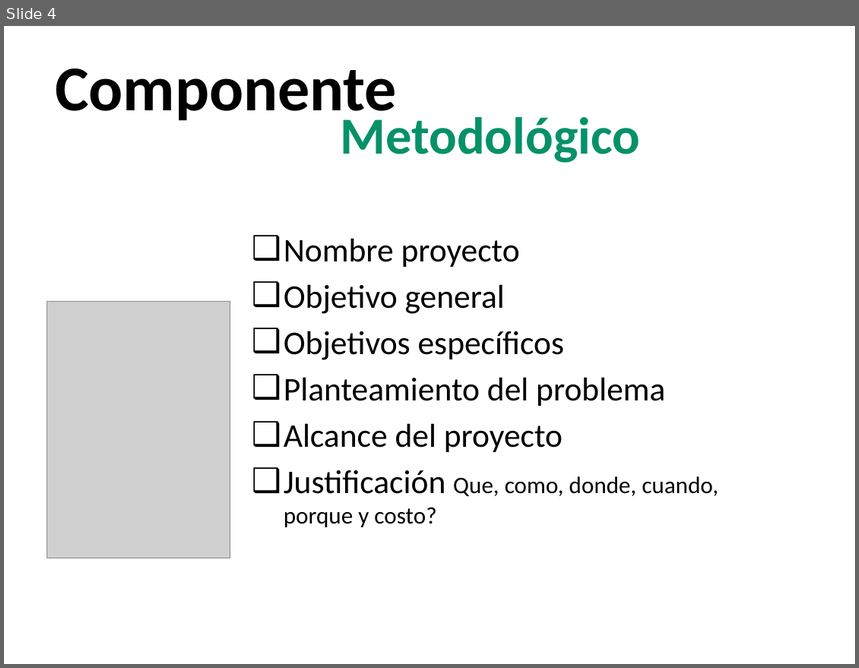
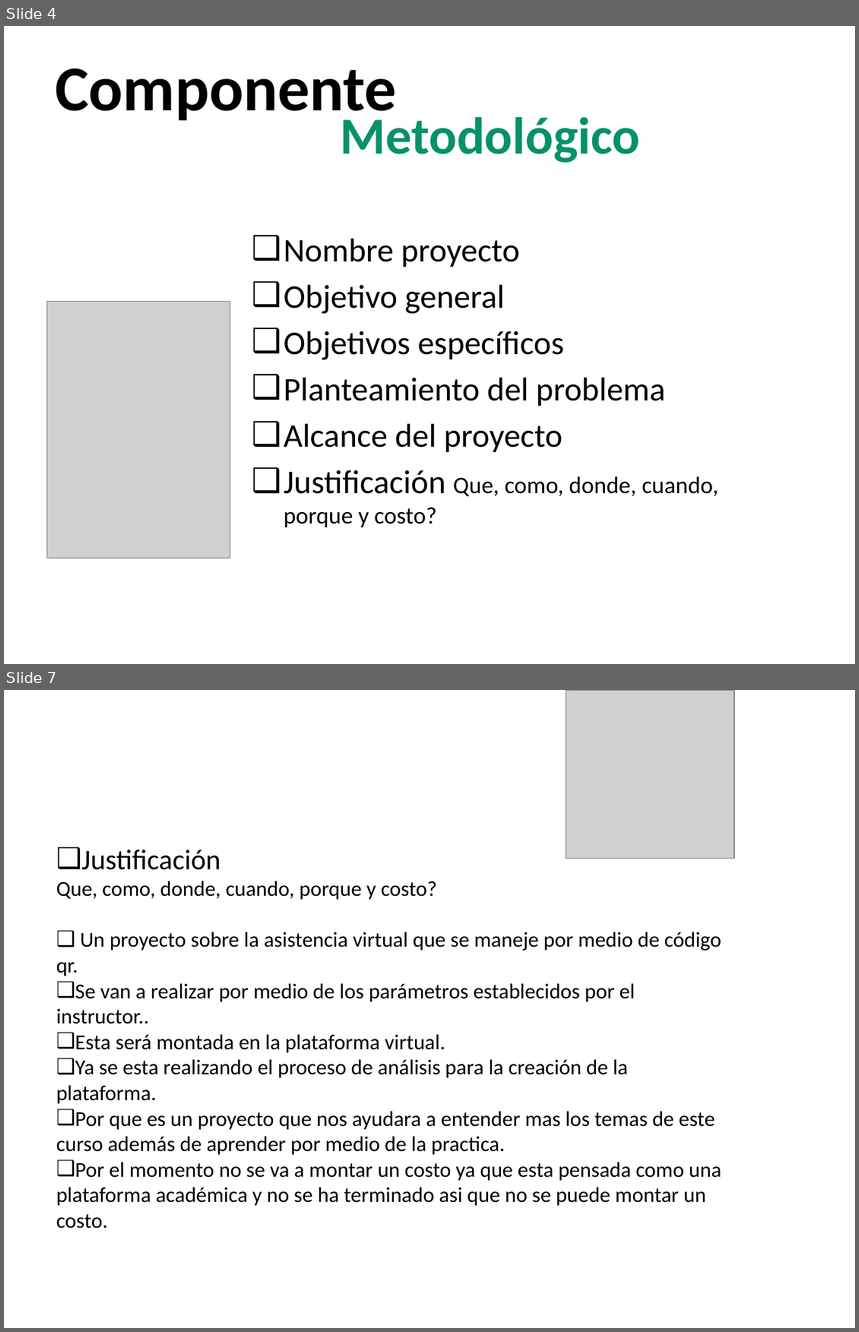
Before and after one commit to Qrlean/Proyecto, a slide deck: presentacionProyecto.pptx. Shown one above the other, each under a label of ours: slide 4 before the commit, slides 4 and 7 after it; the slides between them are not shown. The pictures are 859x668 and 859x1332 pixels, drawn with LibreOffice and Linux fonts; fonts in the diff are those of the drawing; grey boxes stand for pictures; background and template pictures are left out. Boxes give left, top, right and bottom in pixels: in the first picture for what was removed or moved away, otherwise in the second. Text is boxed around its words. In the diff, an @@ line names an element or a change of style, - is before the commit and + after.

```diff
--- a/presentacionProyecto.pptx
+++ b/presentacionProyecto.pptx
@@ slide 7 added at (4,690,855,1328), background picture (left out) @@
@@ picture added at (566,690,734,859) @@
@@ text added at (56,850,721,1229), 18 pt, text #000000 @@
+❑ Justificación
+Que, como, donde, cuando, porque y costo?
+❑ Un proyecto sobre la asistencia virtual que se maneje por medio de código qr.
+❑ Se van a realizar por medio de los parámetros establecidos por el instructor..
+❑ Esta será montada en la plataforma virtual.
+❑ Ya se esta realizando el proceso de análisis para la creación de la plataforma.
+❑ Por que es un proyecto que nos ayudara a entender mas los temas de este curso además de aprender por medio de la practica.
+❑ Por el momento no se va a montar un costo ya que esta pensada como una plataforma académica y no se ha terminado asi que no se puede montar un costo.
```
Also in this commit, not shown: 1 slide changed, 16 other slides added, 3 other files.
